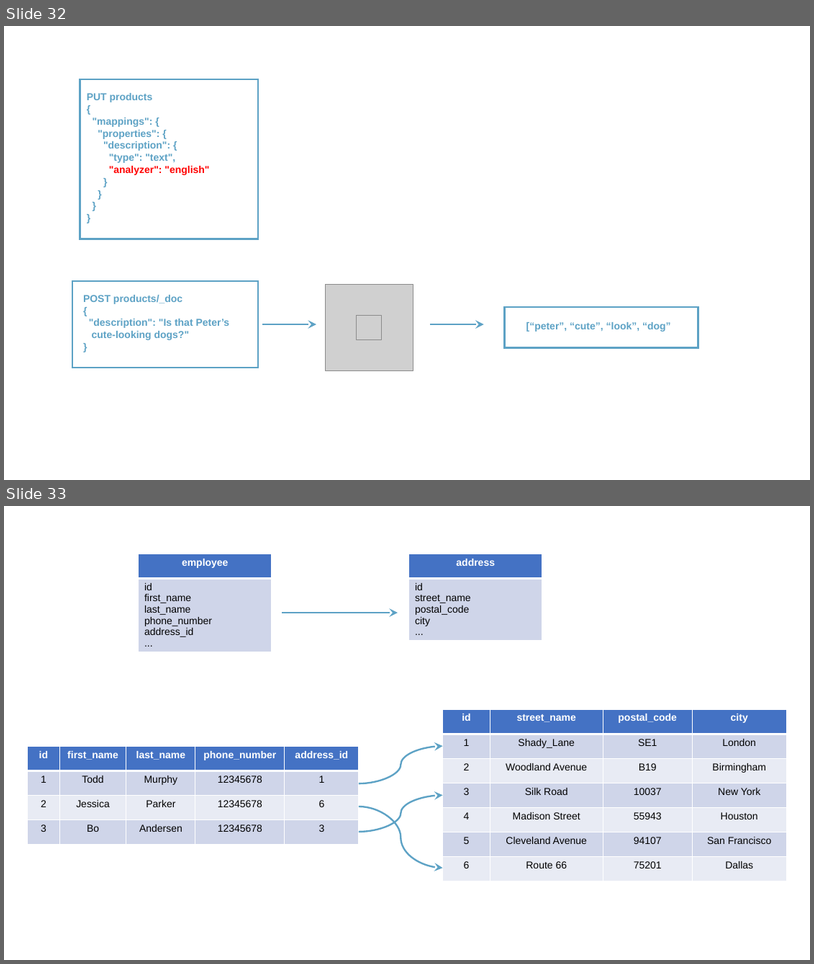
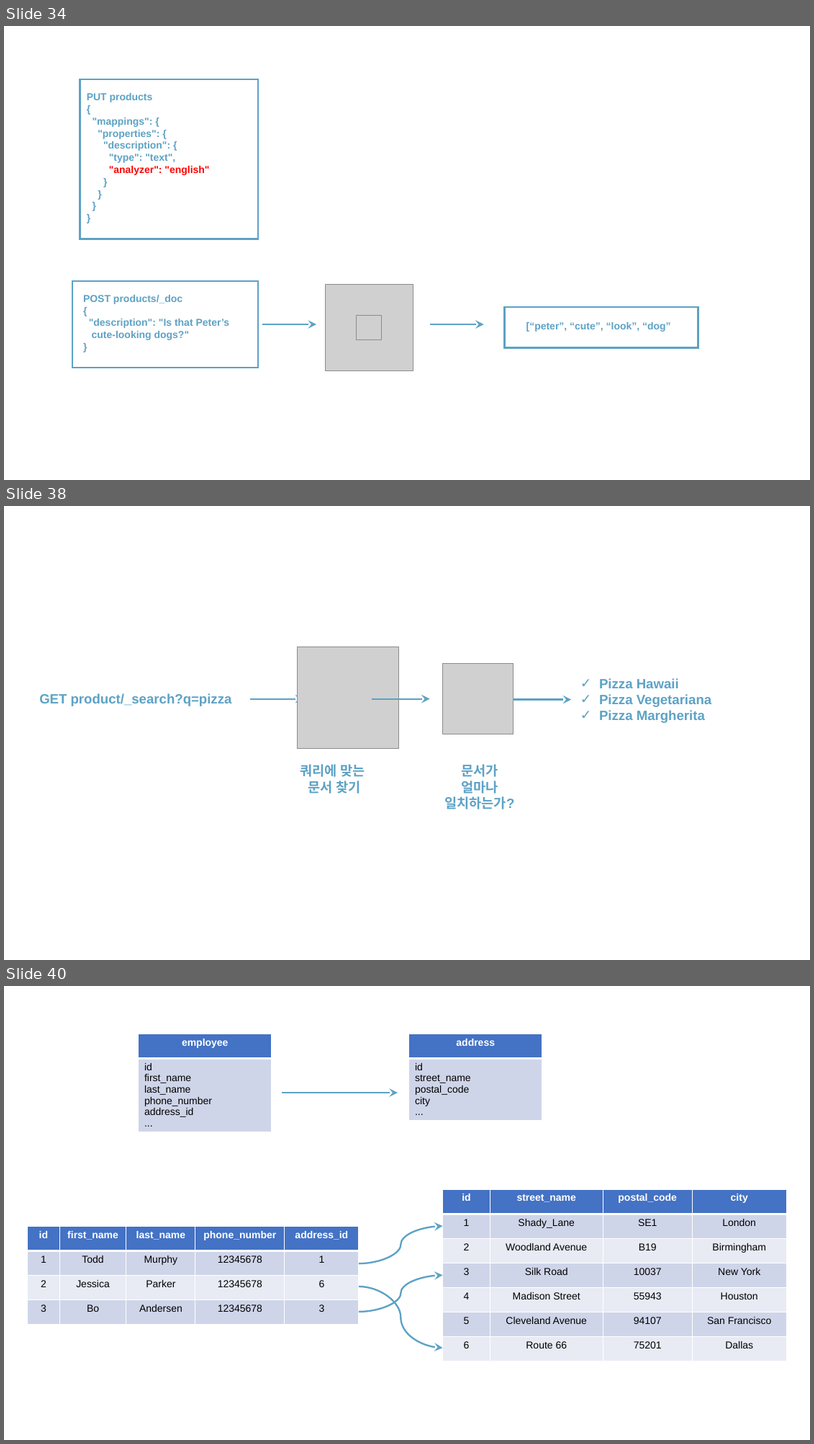
Before and after one commit to rudaks-han/book-summary, a slide deck: complete-guide-to-elasticsearch/elasticsearch.pptx. Shown one above the other, each under a label of ours: slides 32 and 33 before the commit, slides 34, 38 and 40 after it; the slides between them are not shown. The pictures are 814x964 and 814x1444 pixels, drawn with LibreOffice and Linux fonts; fonts in the diff are those of the drawing; grey boxes stand for pictures. Boxes give left, top, right and bottom in pixels: in the first picture for what was removed or moved away, otherwise in the second. Text is boxed around its words. In the diff, an @@ line names an element or a change of style, - is before the commit and + after.

```diff
--- a/complete-guide-to-elasticsearch/elasticsearch.pptx
+++ b/complete-guide-to-elasticsearch/elasticsearch.pptx
@@ slide 38 added at box(4, 506, 810, 960), background #FFFFFF @@
@@ picture added at box(298, 646, 399, 748) @@
@@ picture added at box(442, 664, 513, 735) @@
@@ text added at box(599, 678, 712, 723), 16 pt, text #5DA2C5, bold @@
+✓ Pizza Hawaii
+✓ Pizza Vegetariana
+✓ Pizza Margherita
@@ text added at box(39, 693, 232, 706), 16 pt, text #5DA2C5, bold @@
+GET product/_search?q=pizza
@@ arrow added from (250, 699) to (304, 699), #5DA2C5 2 pt @@
@@ arrow added from (372, 699) to (430, 699), #5DA2C5 2 pt @@
@@ arrow added from (513, 700) to (571, 700), #5DA2C5 2 pt @@
@@ text added at box(300, 764, 365, 793), 16 pt, text #5DA2C5, bold @@
+쿼리에 맞는
+문서 찾기
@@ text added at box(445, 764, 514, 809), 16 pt, text #5DA2C5, bold @@
+문서가 얼마나 일치하는가?
@@ what was slide 32 is now slide 34 @@
@@ what was slide 33 is now slide 40 @@
```
Also in this commit, not shown: 6 other slides added, 12 other files.
